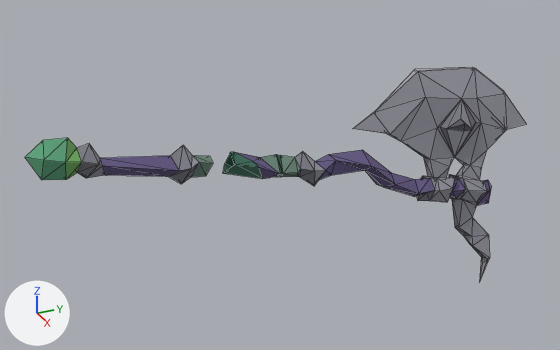
Two versions of the glTF model models/player_soulreaper_axe.glb, one commit apart.
The view is the same before and after, from a camera (50 mm lens) standing at (151.0, -51.7, 280.0) and looking at (-43.2, 35.7, 182.9). Lighting does not change. The marker at lower left points along +X, +Y and +Z. The picture after the commit comes second. Both versions are drawn at full value of the shape key '71' of 'Mesh_0'; the numbers are the values there. Mesh edges are drawn as thin lines. Vertices at exactly the same position are counted once.
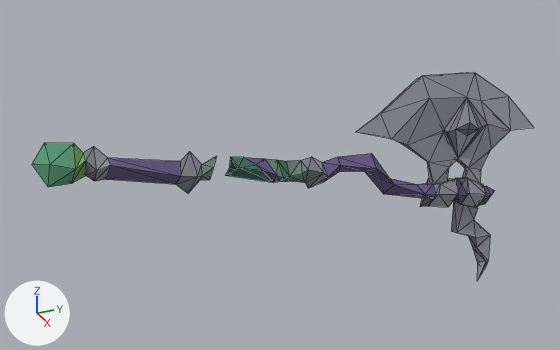
Edits to the bpy script that builds the scene:
```text
Change me_mesh_0:
    used by ob_mesh_0; location = (-26.8, 83.9, 78.0); scale = (404.0, 404.0, 404.0)
    remove me_mesh_0.from_pydata(...)  # 213 vertices, 420 faces; spans x -0.041..0.004, y -0.298..0.1, z 0.149..0.327
    add me_mesh_0.from_pydata(...)  # 214 vertices, 419 faces; spans x -0.047..-0.005, y -0.3..0.103, z 0.085..0.26
    me_mesh_0 part 1: the loose piece of 176 vertices spanning x -0.041..0.004, y -0.172..0.1, z 0.149..0.327 is rebuilt with 177 vertices and now spans x -0.047..-0.005, y -0.174..0.103, z 0.085..0.26
    me_mesh_0 part 2: a new loose piece of 37 vertices spanning x -0.042..-0.015, y -0.3..-0.179, z 0.209..0.256, in mat_material_0 (picture img_image_0)
    me_mesh_0 part 3: the loose piece of 37 vertices spanning x -0.036..-0.009, y -0.298..-0.18, z 0.278..0.32 is deleted
Change ob_mesh_0:
    ob_mesh_0.location: (-26.8, 83.9, 78.0) -> (-23.7, 85.9, 103.2)
    ob_mesh_0.scale: (404.0, 404.0, 404.0) -> (405.0, 405.0, 405.0)
```

Changed parts and their boxes (x1, y1, x2, y2) in the pictures (560 x 350 px):
'Mesh_0', reshaped, moved, rescaled: before (25, 67, 526, 282); after (32, 72, 534, 281)
part 1 of me_mesh_0, rebuilt: before (223, 67, 526, 282); after (225, 72, 534, 281)
part 2 of me_mesh_0, added: after (32, 143, 216, 193)
part 3 of me_mesh_0, deleted: before (25, 138, 213, 184)
